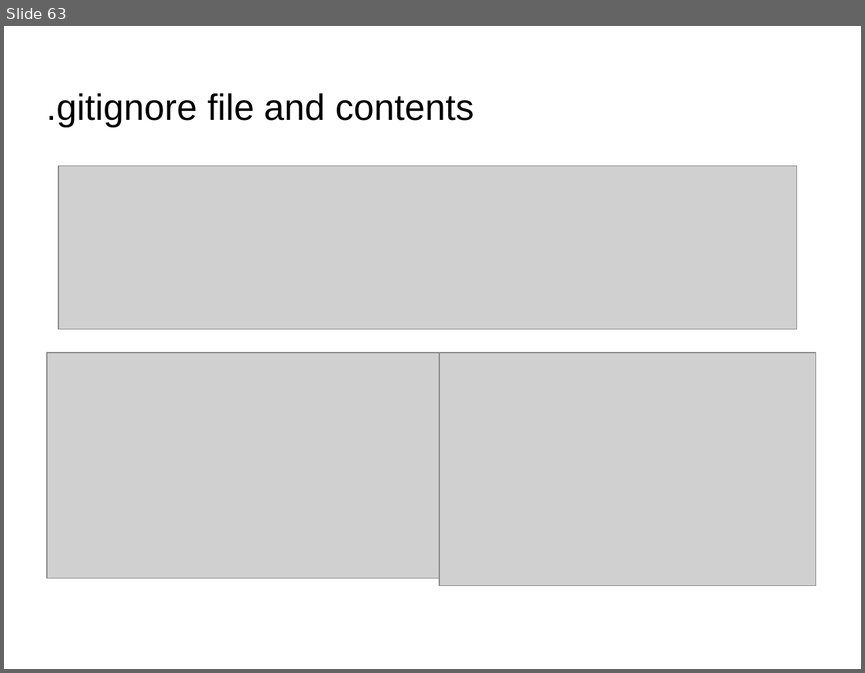
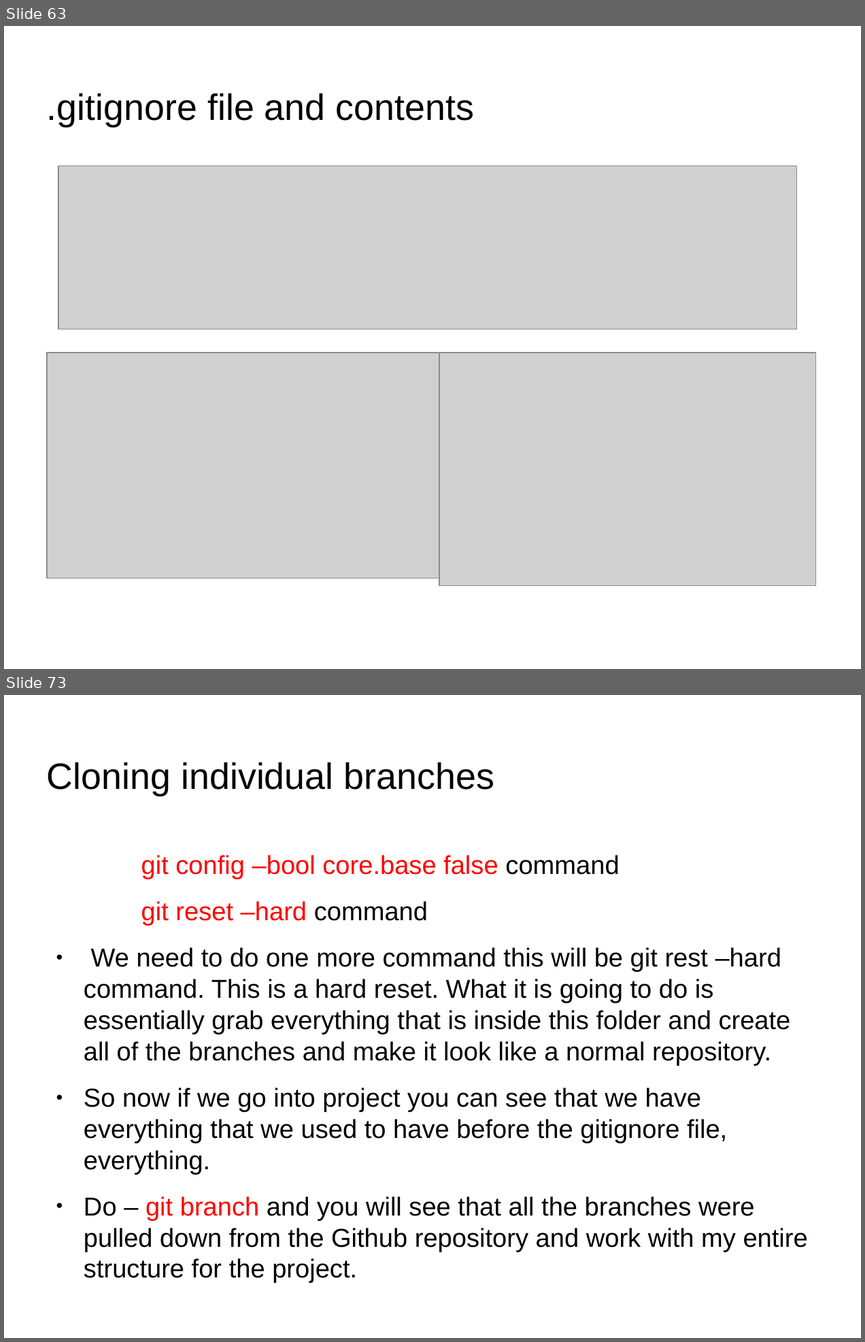
Before and after one commit to anumsh/Learning-Git-and-Github, a slide deck: git_and_GitHub.odp. Shown one above the other, each under a label of ours: slide 63 before the commit, slides 63 and 73 after it; the slides between them are not shown. The pictures are 865x673 and 865x1342 pixels, drawn with LibreOffice and Linux fonts; fonts in the diff are those of the drawing; grey boxes stand for pictures; background and template pictures are left out. Boxes give left, top, right and bottom in pixels: in the first picture for what was removed or moved away, otherwise in the second. Text is boxed around its words. In the diff, an @@ line names an element or a change of style, - is before the commit and + after.

Commit message:
feat: Cloning individual Branches

```diff
--- a/git_and_GitHub.odp
+++ b/git_and_GitHub.odp
@@ slide 73 added at box(4, 695, 861, 1338), background picture (left out) @@
@@ title added at box(47, 762, 494, 796), 33.9 pt, text #000000 @@
+Cloning individual branches
@@ text added at box(84, 855, 808, 1283), 24.1 pt, text #000000 @@
+git config –bool core.base false command
+git reset –hard command
+● We need to do one more command this will be git rest –hard command. This is a hard reset. What it is going to do is essentially grab everything that is inside this folder and create all of the branches and make it look like a normal repository.
+● So now if we go into project you can see that we have everything that we used to have before the gitignore file, everything.
+● Do – git branch and you will see that all the branches were pulled down from the Github repository and work with my entire structure for the project.
```
Also in this commit, not shown: 1 slide changed, 9 other slides added, 3 other files.
